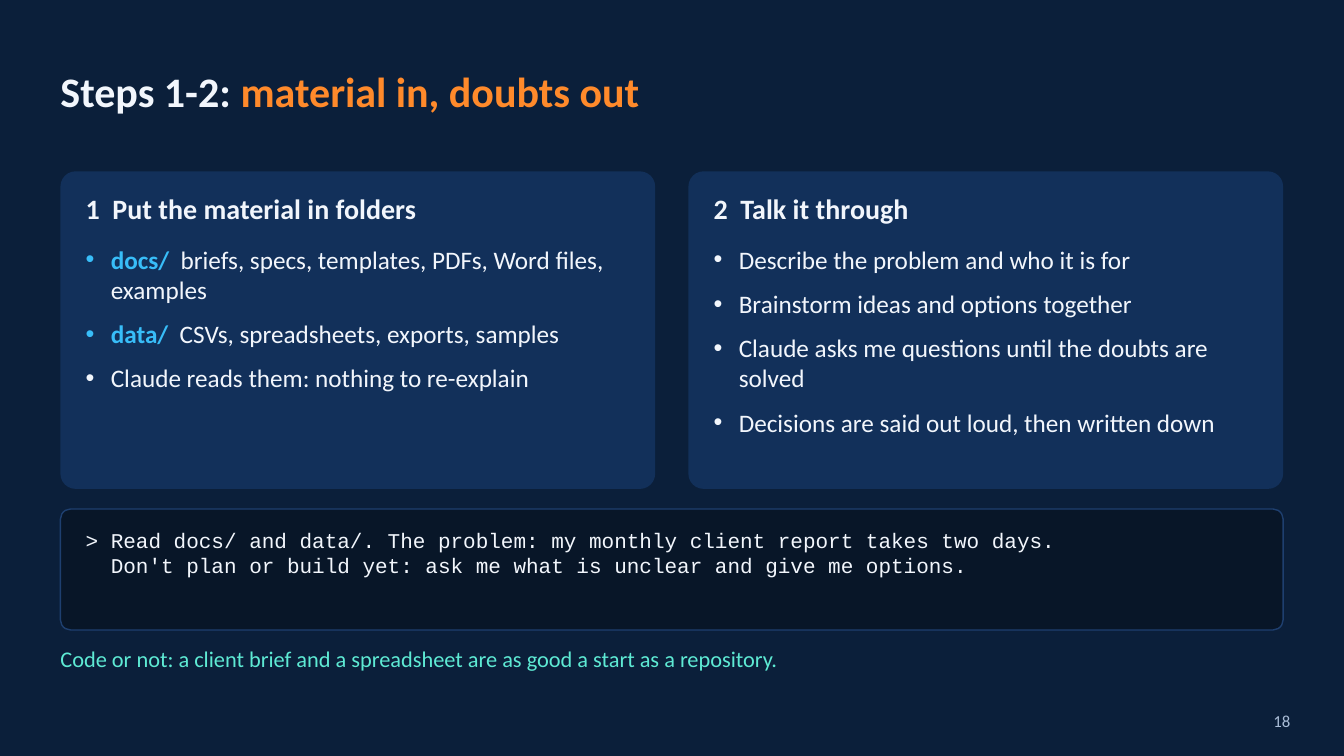
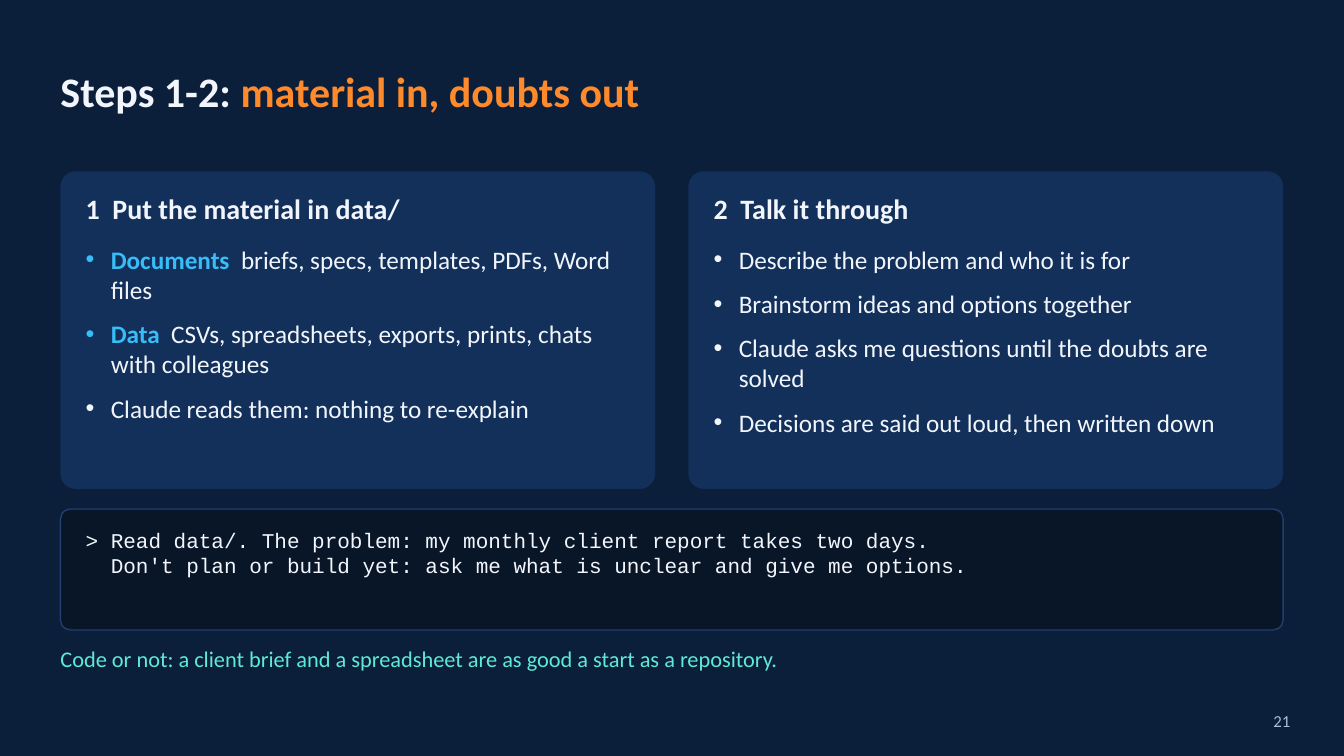
Before and after one commit to HinePo/ai-agent-learning-path, a slide deck: slide 21 of resources/claude_code_vscode_tricks.pptx (slide 18 before the commit). Drawn at 1344x756 pixels with LibreOffice and Linux fonts; fonts in the diff are those of the drawing. Boxes give left, top, right and bottom in pixels: in the first picture for what was removed or moved away, otherwise in the second. Text is boxed around its words. In the diff, an @@ line names an element or a change of style, - is before the commit and + after.

```diff
--- a/resources/claude_code_vscode_tricks.pptx
+++ b/resources/claude_code_vscode_tricks.pptx
@@ text at bbox=[86, 199, 400, 221]: text changed @@
-1 Put the material in folders
+1 Put the material in data/
@@ text at bbox=[111, 251, 610, 378]: text changed @@
-• docs/ briefs, specs, templates, PDFs, Word files, examples
-• data/ CSVs, spreadsheets, exports, samples
+• Documents briefs, specs, templates, PDFs, Word files
+• Data CSVs, spreadsheets, exports, prints, chats with colleagues
@@ text at bbox=[111, 533, 929, 553]: text changed @@
-> Read docs/ and data/. The problem: my monthly client report takes two days.
+> Read data/. The problem: my monthly client report takes two days.
@@ page number at bbox=[1273, 716, 1290, 727]: text changed @@
-18
+21
```
Also in this commit, not shown: 14 other slides changed, 3 slides added, 2 other files.
